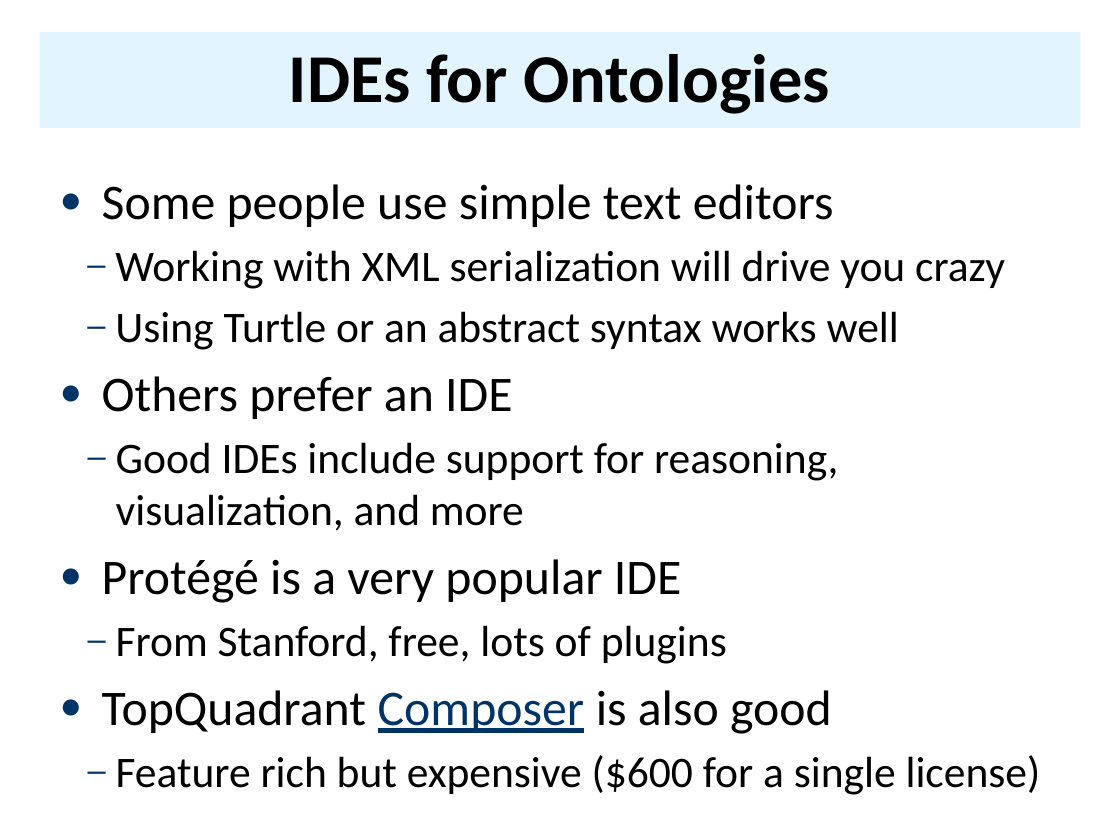
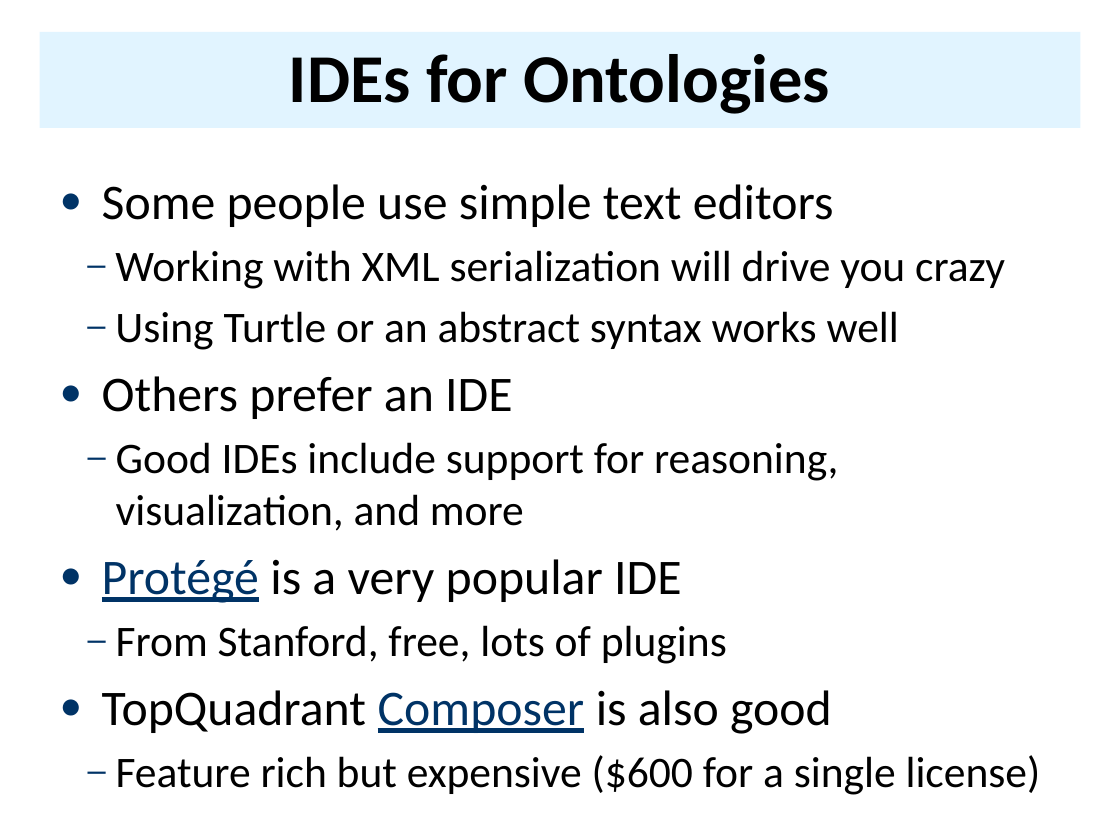
Before and after one commit to UMBC-CMSC-491-691-F19-Knowledge-Graphs/class_material, a slide deck: slide 2 of notes/10_protege/IDEs.pptx. Drawn at 1120x840 pixels with LibreOffice and Linux fonts; fonts in the diff are those of the drawing. Boxes give left, top, right and bottom in pixels: in the first picture for what was removed or moved away, otherwise in the second. Text is boxed around its words. In the diff, an @@ line names an element or a change of style, - is before the commit and + after.

```diff
--- a/notes/10_protege/IDEs.pptx
+++ b/notes/10_protege/IDEs.pptx
@@ text at (x1=102, y1=559, x2=681, y2=603): text colour #000000 to #003366, underline on in "Protégé" @@
```
Also in this commit, not shown: 7 other slides changed, 4 slides added, 5 other files.
